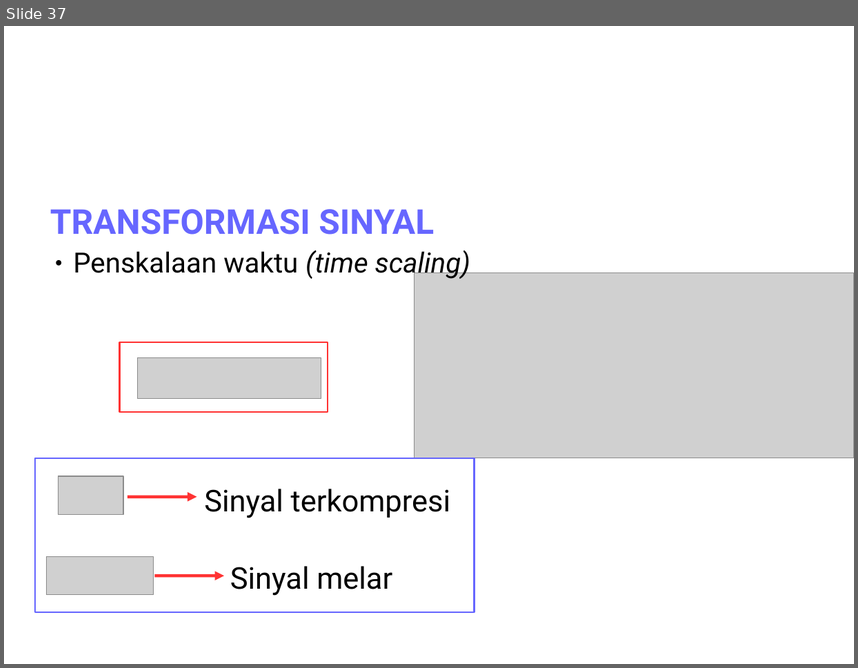
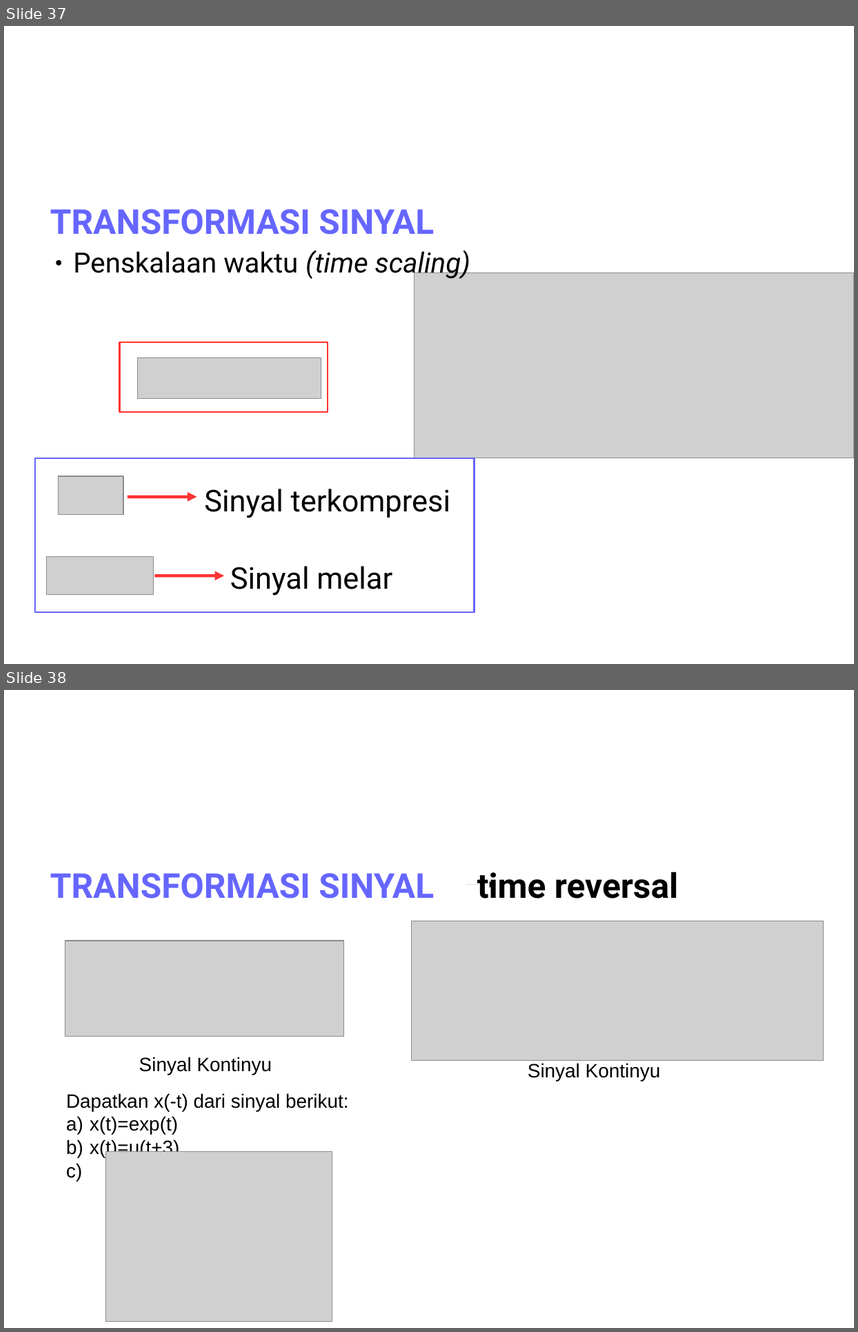
Before and after one commit to bagustris/sinyalsistem, a slide deck: slides/Lect1_SinyalSistem.odp. Shown one above the other, each under a label of ours: slide 37 before the commit, slides 37 and 38 after it. The pictures are 858x668 and 858x1332 pixels, drawn with LibreOffice and Linux fonts; fonts in the diff are those of the drawing; grey boxes stand for pictures; background and template pictures are left out. Boxes give left, top, right and bottom in pixels: in the first picture for what was removed or moved away, otherwise in the second. Text is boxed around its words. In the diff, an @@ line names an element or a change of style, - is before the commit and + after.

```diff
--- a/slides/Lect1_SinyalSistem.odp
+++ b/slides/Lect1_SinyalSistem.odp
@@ slide 38 added at bbox=[4, 690, 854, 1328], background #FFFFFF @@
@@ title added at bbox=[46, 715, 639, 820], 72 pt, text #FFFFFF @@
+Sinyal & sistem
@@ text added at bbox=[50, 871, 678, 898], 32 pt, text #6666FF, bold @@
+TRANSFORMASI SINYAL time reversal
@@ arrow added from (466, 885) to (496, 885), #000000 0 pt @@
@@ picture added at bbox=[412, 920, 824, 1061] @@
@@ picture added at bbox=[65, 940, 344, 1036] @@
@@ text added at bbox=[139, 1056, 272, 1074], 18 pt, text #000000 @@
+Sinyal Kontinyu
@@ text added at bbox=[528, 1063, 661, 1081], 18 pt, text #000000 @@
+Sinyal Kontinyu
@@ text added at bbox=[66, 1093, 349, 1157], 18 pt, text #000000 @@
+Dapatkan x(-t) dari sinyal berikut:
+a) x(t)=exp(t)
+b) x(t)=u(t+3)
@@ picture added at bbox=[106, 1152, 332, 1321] @@
```
